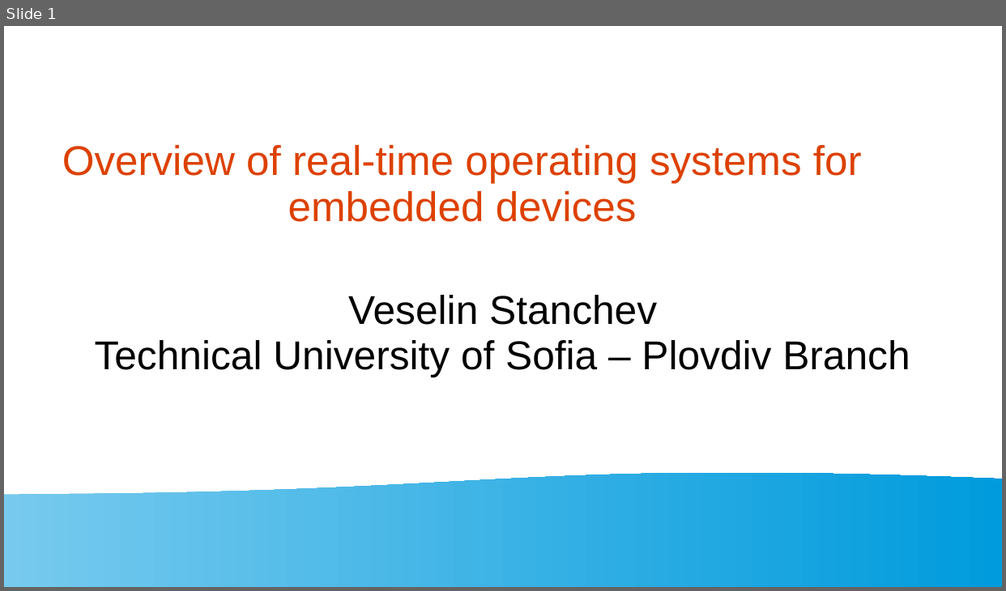
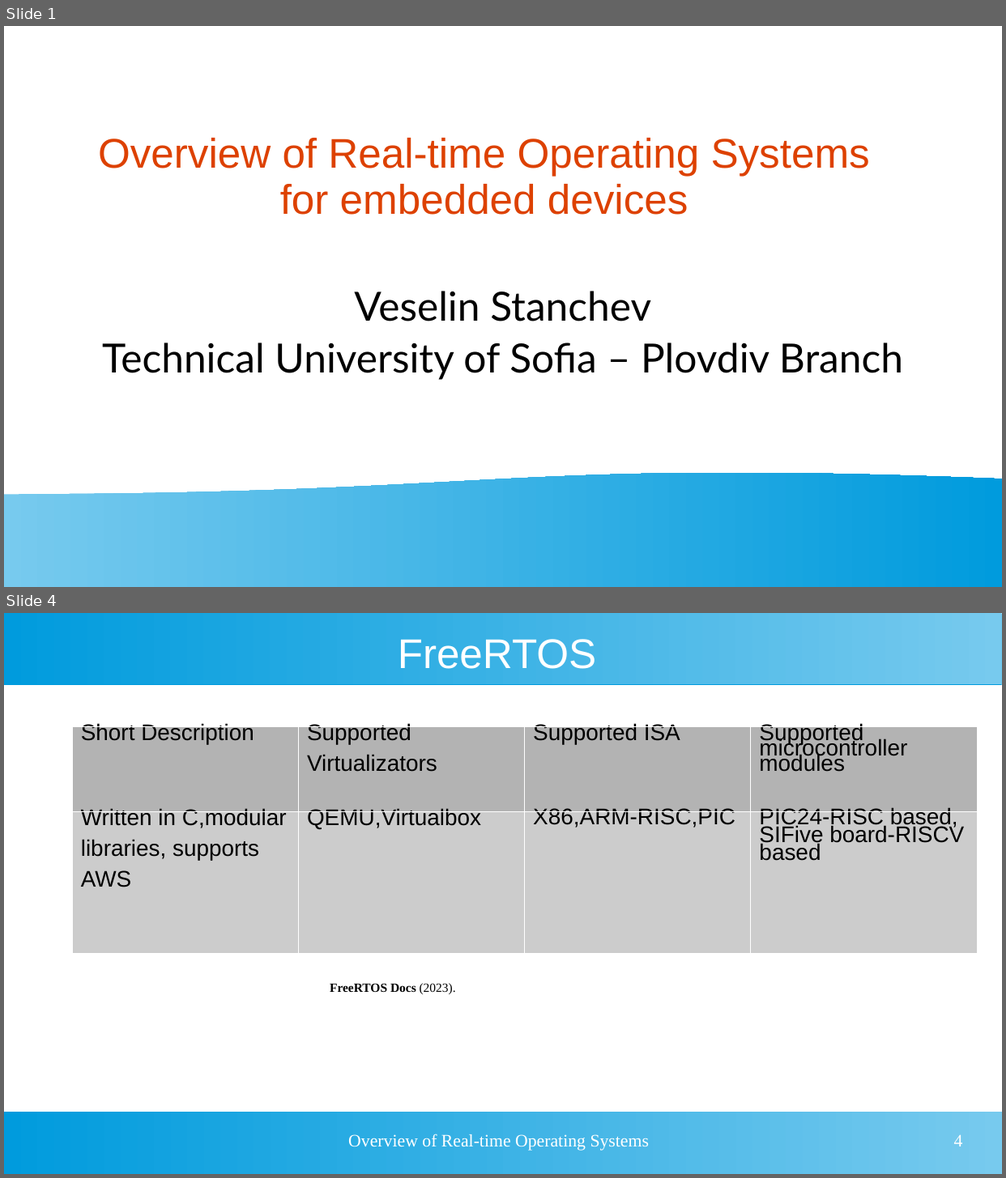
Before and after one commit to vrstanchev/Research-papers, a slide deck: RTOS_Overview_Stanchev.ppt. Shown one above the other, each under a label of ours: slide 1 before the commit, slides 1 and 4 after it; the slides between them are not shown. The pictures are 1006x591 and 1006x1178 pixels, drawn with LibreOffice and Linux fonts; fonts in the diff are those of the drawing. Boxes give left, top, right and bottom in pixels: in the first picture for what was removed or moved away, otherwise in the second. Text is boxed around its words. In the diff, an @@ line names an element or a change of style, - is before the commit and + after.

```diff
--- a/RTOS_Overview_Stanchev.ppt
+++ b/RTOS_Overview_Stanchev.ppt
@@ slide 4 added at box(4, 613, 1002, 1174), background #FFFFFF @@
@@ rectangle added at box(4, 613, 1002, 684), fill gradient #77CAEE to #009BDD @@
@@ title added at box(398, 639, 597, 669), 33 pt, text #FFFFFF @@
+FreeRTOS
@@ table added at box(72, 726, 978, 953), 2 rows, 4 columns @@
+Short Description | Supported / Virtualizators | Supported ISA | Supported / microcontroller / modules
+Written in C,modular / libraries, supports / AWS | QEMU,Virtualbox | X86,ARM-RISC,PIC | PIC24-RISC based, / SIFive board-RISCV / based
@@ text added at box(330, 983, 456, 995), 10 pt, text #000000, bold @@
+FreeRTOS Docs (2023).
@@ rectangle added at box(4, 1112, 1002, 1174), fill gradient #77CAEE to #009BDD @@
@@ text added at box(348, 1134, 650, 1151), 14 pt, text #FFFFFF @@
+Overview of Real-time Operating Systems
@@ page number added at box(954, 1135, 963, 1147), 14 pt, text #FFFFFF @@
+4
@@ slide 1 changed as well @@
@@ title at box(98, 138, 870, 215): text changed @@
-Overview of real-time operating systems for embedded devices
+Overview of Real-time Operating Systems for embedded devices
@@ subtitle "Veselin Stanchev" at box(102, 291, 903, 380): font Arial to Lato; more space between paragraphs @@
```
Also in this commit, not shown: 8 other slides added, 1 slide removed, 5 other files.
